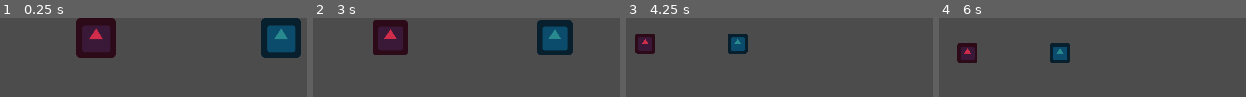
Above: before the commit, frames 1-4 (left to right).
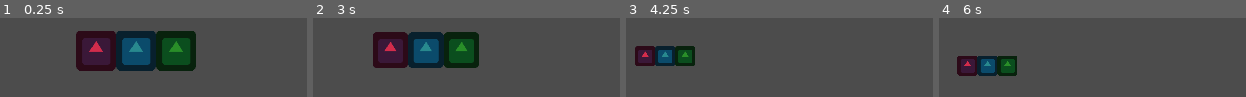
Above: after the commit, the same moments.

Repository: takecare/popthelock
Game: Godot game, scene res://scenes/playground/Centerer.tscn
Two runs of this game, one before a commit and one after it. Both use one fixed random seed, a clock stepped at 60 frames per second and the inputs below. This scene is started directly instead of the project's main scene. The engine's default icon, where the game draws it, is replaced by a stand-in: a white triangle on a blue panel in a dark square.
Inputs (mouse positions are in pixels of both pictures, inside the frame that each line leads up to):
- Up to frame 1 (0.25 s): no input
- Up to frame 2 (3 s): tap Enter at 0.5, 2 s; move the mouse to (outside the picture) at 0.52 s; tap J at 0.6, 1.55, 2.1 s; tap Space at 1.25, 2.75 s; move the mouse to (outside the picture) at 1.27 s; click (outside the picture) at 1.35 s; move the mouse to (outside the picture) at 2.02 s; move the mouse to (outside the picture) at 2.77 s; tap G at 2.85 s
- Up to frame 3 (4.25 s): tap J at 3.05, 3.8 s; tap Enter at 3.5 s; move the mouse to (outside the picture) at 3.52 s; tap H at 3.6 s
- Up to frame 4 (6 s): tap Space at 4.25 s; move the mouse to (outside the picture) at 4.27 s; tap F at 4.35 s; tap J at 4.55, 5.3, 5.85 s; move the mouse to (outside the picture) at 5.02 s; tap T at 5.1 s; move the mouse to (outside the picture) at 5.77 s

The runs differ from the first frame. In frame 1, 26% of the frame differs, in the area x 24-99%, y 0-68%; in frame 2, 21%; in frame 3, 7.3%; in frame 4, 7.4%.
Error before the commit: Invalid get index 'visible' (on base: 'null instance'). (res://scripts/Centerer.gd:105)
Error after the commit: Invalid get index 'visible' (on base: 'null instance'). (res://scripts/Centerer.gd:106)

Commit message:
center packed

Diff:
--- a/project.godot
+++ b/project.godot
@@ -48,6 +48,15 @@
 run/main_scene="res://scenes/Main.tscn"
 config/icon="res://icon.png"
 
+[debug]
+
+gdscript/completion/autocomplete_setters_and_getters=true
+gdscript/warnings/unused_class_variable=true
+gdscript/warnings/unsafe_property_access=true
+gdscript/warnings/unsafe_method_access=true
+gdscript/warnings/unsafe_cast=true
+gdscript/warnings/unsafe_call_argument=true
+
 [display]
 
 window/size/width=720
--- a/scenes/playground/Centerer.tscn
+++ b/scenes/playground/Centerer.tscn
@@ -20,8 +20,9 @@
 }
 
 [node name="Centerer" type="Container"]
+margin_top = 20.0
 margin_right = 720.0
-margin_bottom = 96.0
+margin_bottom = 116.0
 rect_clip_content = true
 script = ExtResource( 1 )
 __meta__ = {
--- a/scripts/Centerer.gd
+++ b/scripts/Centerer.gd
@@ -3,7 +3,7 @@
 # goal: update pivot_offest when children are hidden/displayed
 
 enum LayoutMode { SPREAD, PACKED }
-var mode = LayoutMode.PACKED
+export(LayoutMode) var layout_mode = LayoutMode.PACKED
 
 var controls: Array
 
@@ -18,16 +18,15 @@
 
 func _notification(what):
   if what == NOTIFICATION_SORT_CHILDREN:
-    assert(mode == LayoutMode.SPREAD || mode == LayoutMode.PACKED, "Unsupported layout mode.")
-    if mode == LayoutMode.PACKED:
+    assert(layout_mode == LayoutMode.SPREAD || layout_mode == LayoutMode.PACKED, "Unsupported layout mode.")
+    if layout_mode == LayoutMode.PACKED:
       layout_children_packed()
-    elif mode == LayoutMode.SPREAD:
+    elif layout_mode == LayoutMode.SPREAD:
       layout_children_spread()
 
 
 func layout_children_packed() -> void:
-  print("> PACKED")
-  var num = controls.size()
+  var num_children = controls.size()
   var rect_size = _get_rect_size()
   var available_width = rect_size.x
   var mid_point_x = available_width / 2
@@ -35,22 +34,24 @@
   print("> mid pt x = " + str(mid_point_x))
   print("> width unit = " + str(controls[0].rect_size.x))
 
-  if num % 2 == 0: # even num of children
-    var starting_x = mid_point_x - (num / 2)
-    for i in num:
+  # TODO consider only children that are visible
+
+  if num_children % 2 == 0: # even num of children
+    var starting_x = mid_point_x - (num_children / 2)
+    for i in num_children:
       layout_child_packed(starting_x, i, controls[i])
   else: # odd num of children
     var width_unit = controls[0].rect_size.x
-    var starting_x = mid_point_x - floor(num / 2) * width_unit
-    for i in num:
+    var starting_x = mid_point_x - floor(num_children / 2) * width_unit
+    for i in num_children:
       layout_child_packed(starting_x, i, controls[i])
 
 
 func layout_children_spread() -> void:
   for i in get_child_count():
-      var child = get_child(i)
-      if child.is_class("Control"):
-        layout_child_spread(i, child)
+    var child = get_child(i)
+    if child.is_class("Control"):
+      layout_child_spread(i, child)
 
 
 # spread children horizontally
@@ -71,9 +72,9 @@
   var available_width = rect_size.x
   var available_height = rect_size.y
   var center = rect_size / 2
-  var child_size = Vector2(get_child(0).rect_size.x, 0)
+  var child_size = Vector2(get_child(0).rect_size.x, 0) # assuming same size for all children
   var child_x_offset = child_size.x / 2
-  var child_pos = Vector2(starting_x * (i + 1) - child_x_offset, 0)
+  var child_pos = Vector2(starting_x + child_size.x * i - child_x_offset, 0)
 
   print("x["+str(i)+"]="+str(child_pos.x))
 
@@ -105,4 +106,4 @@
     $TextureRect2.visible = !$TextureRect2.visible
   elif event.scancode == KEY_J:
     rect_pivot_offset = Vector2(rect_pivot_offset.x + 10, rect_pivot_offset.y + 10)
-  get_tree().set_input_as_handled()
+    get_tree().set_input_as_handled()
Not shown: 1 places in scenes/Main.tscn that only renumber resources
